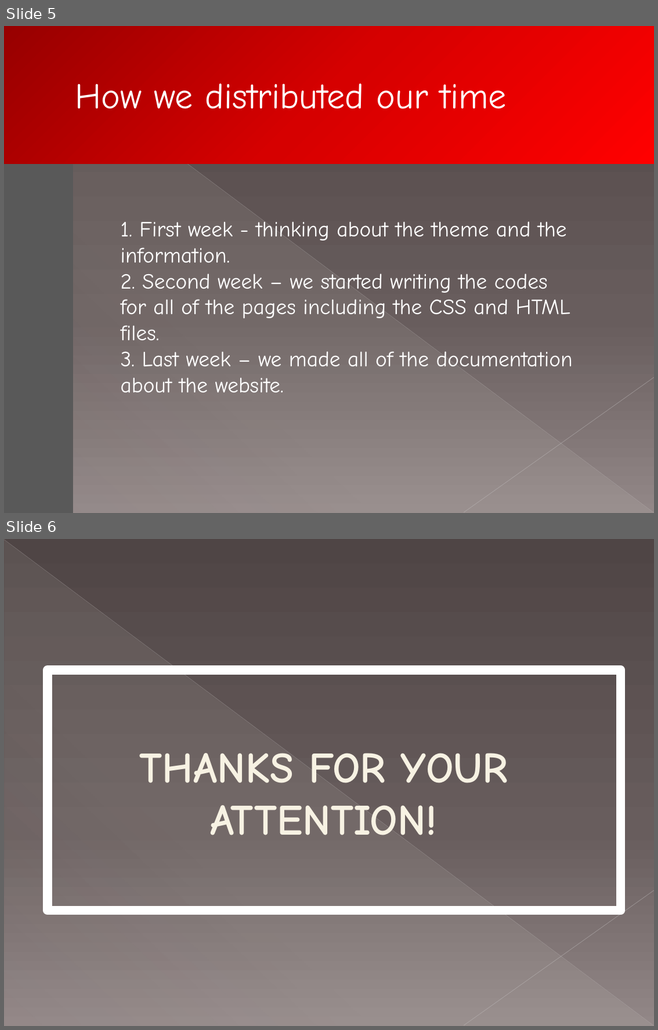
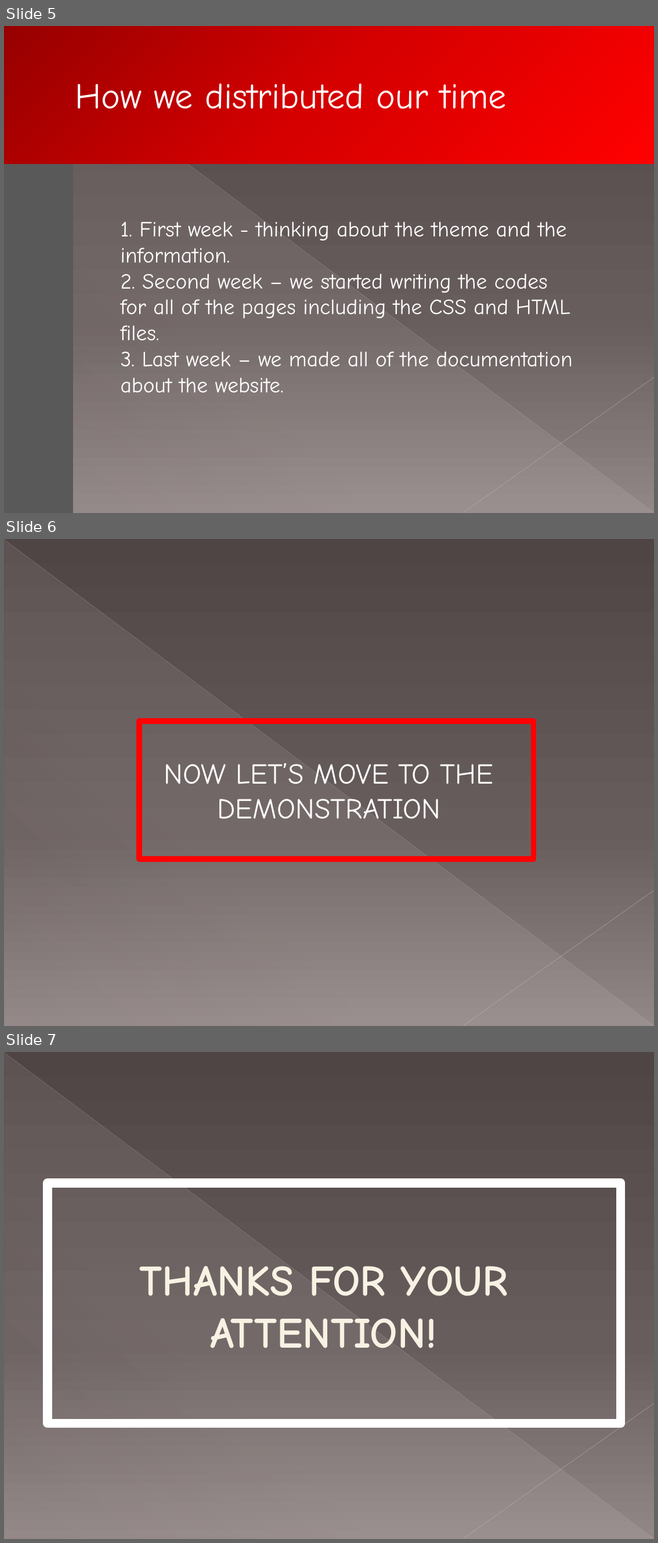
Before and after one commit to codingburgas/8grade-html-css-project-espada-rental, a slide deck: Documentations/ESPADA-RENTAL.pptx. Shown one above the other, each under a label of ours: slides 5 and 6 before the commit, slides 5, 6 and 7 after it. The pictures are 658x1030 and 658x1543 pixels, drawn with LibreOffice and Linux fonts; fonts in the diff are those of the drawing. Boxes give left, top, right and bottom in pixels: in the first picture for what was removed or moved away, otherwise in the second. Text is boxed around its words. In the diff, an @@ line names an element or a change of style, - is before the commit and + after.

Commit message:
Presentation fix

```diff
--- a/Documentations/ESPADA-RENTAL.pptx
+++ b/Documentations/ESPADA-RENTAL.pptx
@@ slide 6 added at [4, 539, 654, 1026], background gradient #4F4646 to #685D5D to #928787; not listed: 3 template elements that a slide beside it also shows @@
@@ rectangle added at [139, 721, 534, 859], outline #FF0000 6 pt @@
@@ text added at [164, 763, 494, 819], 32 pt, text #FFFFFF @@
+NOW LET’S MOVE TO THE DEMONSTRATION
@@ what was slide 6 is now slide 7 @@
```
Also in this commit, not shown: 1 other file.
